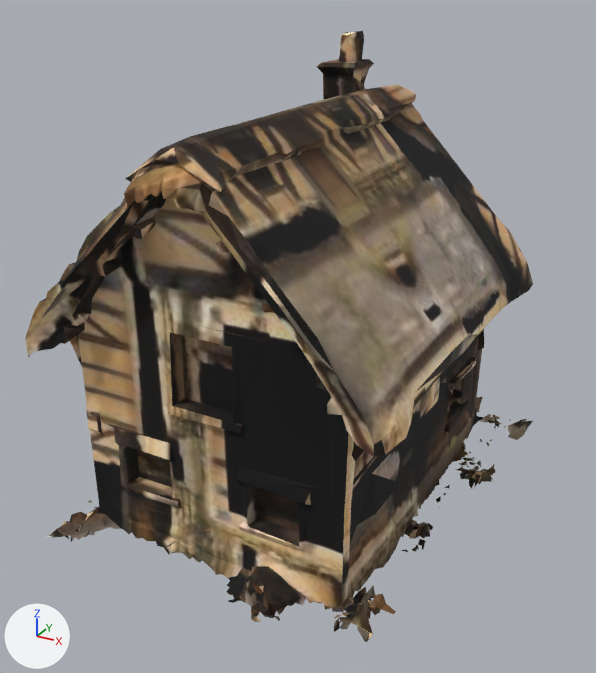
The glTF model game/assets/models/props_ga/ga3_house_lod1.glb: old version first, new version second.
Rendered twice from a 50 mm camera at (6.26, -11.77, 8.66) aimed at (0.01, -0.42, 2.99). The lights are fixed; the arrows at lower left show +X, +Y and +Z. The older version comes first. Vertices at exactly the same position are counted once.

Script lines for the objects in view, before the commit:
```python
mat_ga3_house_lod1_mat = principled_material('ga3_house_lod1_mat')
mat_ga3_house_lod1_mat.texture = img_ga3_house_lod1_albedo
mat_ga3_house_lod1_mat.roughness = 0.9
me_geometry_0_002 = bpy.data.meshes.new('geometry_0.002')
me_geometry_0_002.from_pydata(...)  # 2354 vertices, 4000 faces; spans x -3.39..3.39, y -4.0..4.0, z 0.0..7.7
me_geometry_0_002.materials.append(mat_ga3_house_lod1_mat)  # picture img_ga3_house_lod1_albedo
ob_ga3_house_lod1 = bpy.data.objects.new('ga3_house_lod1', me_geometry_0_002)
ob_ga3_house_lod1.location = (0.0, 0.0, 0.0)
```
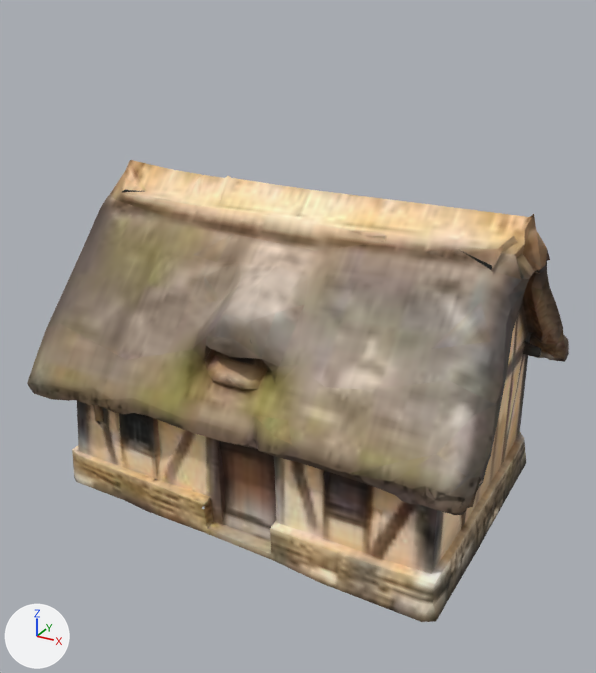
What changed in the scene script:
```text
Add img_ga3_house_lod1_normal:
    img_ga3_house_lod1_normal = load_image('ga3_house_lod1_normal', '_unpacked/ga3_house_lod1_normal', 512, 512, 'Non-Color')
Change mat_ga3_house_lod1_mat:
    add n3 = _N.new('ShaderNodeNormalMap'); n3.name = 'Normal Map'
    add n3.uv_map = 'UVMap'
    add n4 = _N.new('ShaderNodeTexImage'); n4.name = 'Image Texture.001'
    add n4.image = img_ga3_house_lod1_normal
    where n0 = _N.new('ShaderNodeBsdfPrincipled'); n0.name = 'Principled BSDF'
    add _L.new(n3.outputs[0], n0.inputs[5])  # 'Normal' to 'Normal'
    add _L.new(n4.outputs[0], n3.inputs[1])  # 'Color' to 'Color'
Change me_geometry_0_002:
    used by ob_ga3_house_lod1; location = (0.0, 0.0, 0.0)
    remove me_geometry_0_002.from_pydata(...)  # 2354 vertices, 4000 faces; spans x -3.39..3.39, y -4.0..4.0, z 0.0..7.7
    add me_geometry_0_002.from_pydata(...)  # 1922 vertices, 3999 faces; spans x -3.99..3.97, y -2.91..2.94, z 0.01..5.56
    me_geometry_0_002 part 1: the loose piece of 2236 vertices spanning x -3.39..3.22, y -4.0..4.0, z 0.0..7.7 is rebuilt with 1922 vertices and now spans x -3.99..3.97, y -2.91..2.94, z 0.01..5.56
    me_geometry_0_002 part 2: 20 loose pieces with 118 vertices, spanning x -2.87..3.39, y -2.86..3.69, z 0.03..0.44, are deleted
```

What differs and where, as boxes (x1, y1, x2, y2) in the pictures (596 x 673 px):
'ga3_house_lod1', surface changed, reshaped (7% wider, 24% shorter): before (25, 31, 533, 642); after (27, 160, 569, 622)
part 1 of me_geometry_0_002, rebuilt (7% wider, 24% shorter): before (25, 31, 533, 642); after (27, 160, 569, 622)
part 2 of me_geometry_0_002, deleted: before (88, 419, 533, 552)
